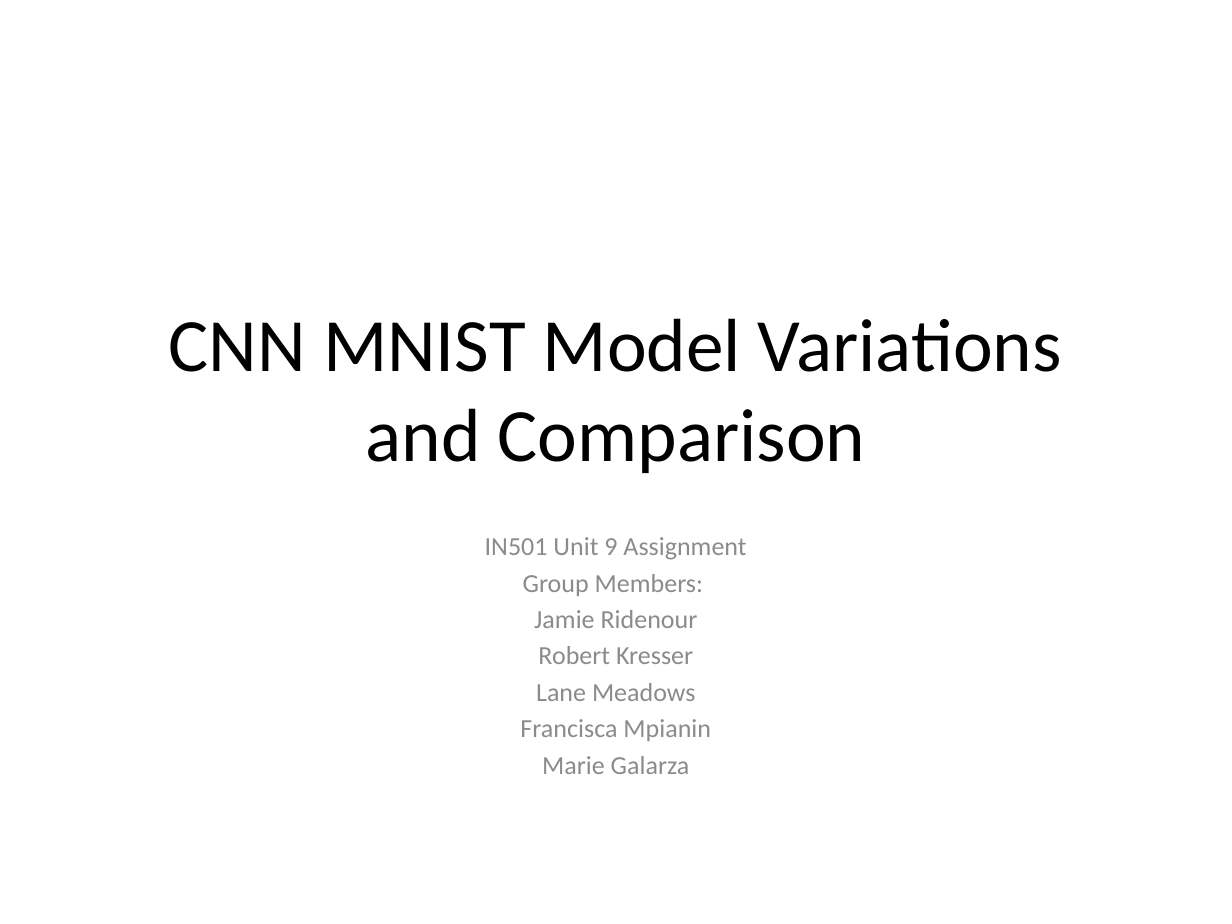
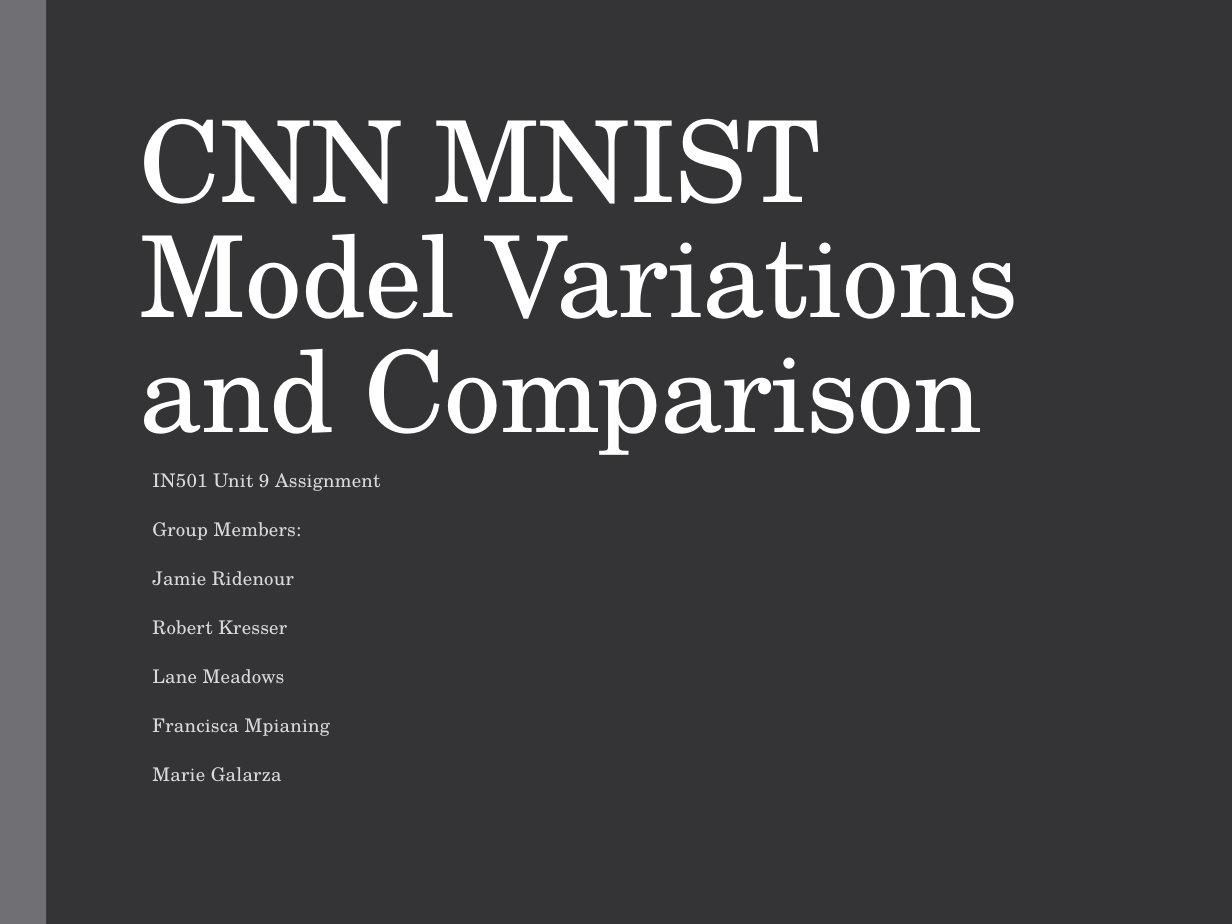
Before and after one commit to jamieridenour-rgb/IN501_Unit9, a slide deck: slide 1 of IN501_Ridenour_Kresser_Meadows_Mpianin_Galarza_Unit9_Assignment.pptx. Drawn at 1232x924 pixels with LibreOffice and Linux fonts; fonts in the diff are those of the drawing. Boxes give left, top, right and bottom in pixels: in the first picture for what was removed or moved away, otherwise in the second. Text is boxed around its words. In the diff, an @@ line names an element or a change of style, - is before the commit and + after.

Commit message:
Changed the theme of the powerpoint. Can revert back to original or something different I just wanted to spice it up a little bit.

```diff
--- a/IN501_Ridenour_Kresser_Meadows_Mpianin_Galarza_Unit9_Assignment.pptx
+++ b/IN501_Ridenour_Kresser_Meadows_Mpianin_Galarza_Unit9_Assignment.pptx
@@ background #FFFFFF to #353537 @@
@@ rectangle added at [0,0,47,924], fill #6F6F74 @@
@@ title "CNN MNIST Model Variations and ...": place and size @@
-title "CNN MNIST Model Variations and ..." at [169,318,1062,473]
+title "CNN MNIST Model Variations and ..." at [140,118,1019,455]
@@ title "CNN MNIST Model Variations and ..." at [140,118,1019,455]: size 44 to 66 pt, font Calibri to TeX Gyre Schola, text colour #000000 to #FFFFFF, letter spacing 0 to -0.5 pt; alignment centre to left; line spacing 1 to 0.85; vertical alignment middle to bottom @@
@@ subtitle "IN501 Unit 9 Assignment": place and size @@
-subtitle "IN501 Unit 9 Assignment" at [485,537,746,774]
+subtitle "IN501 Unit 9 Assignment" at [152,473,380,781]
@@ subtitle at [152,473,380,781]: size 15.2 to 11 pt, font Calibri to TeX Gyre Schola, text colour #8C8C8C to #D9D9D9, letter spacing 0 to 0.1 pt in "IN501 Unit 9 Assignment", "Group Members:", "Jamie Ridenour", "Robert Kresser" and 2 more places; alignment centre to left; line spacing 1 to 0.95; more space between paragraphs @@
@@ subtitle at [152,718,331,736]: text changed; size 15.2 to 11 pt; font Calibri to TeX Gyre Schola; text colour #8C8C8C to #D9D9D9 @@
-Francisca Mpianin
+Francisca Mpianing
```
Also in this commit, not shown: 8 other slides changed.
